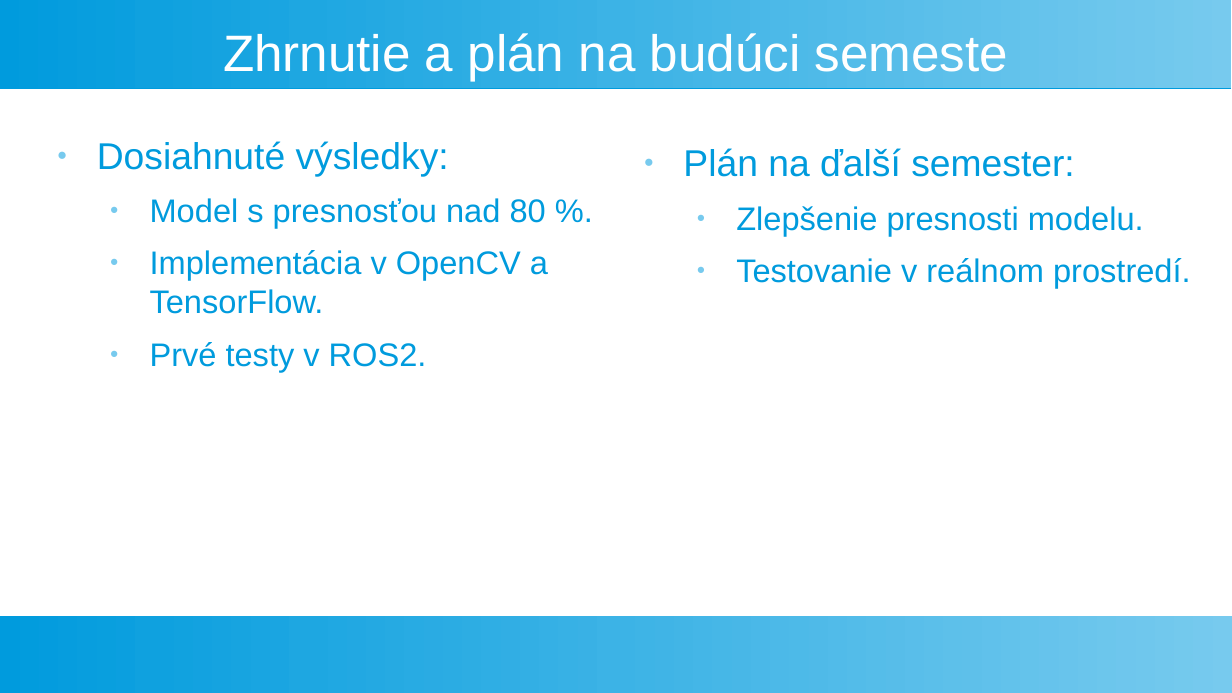
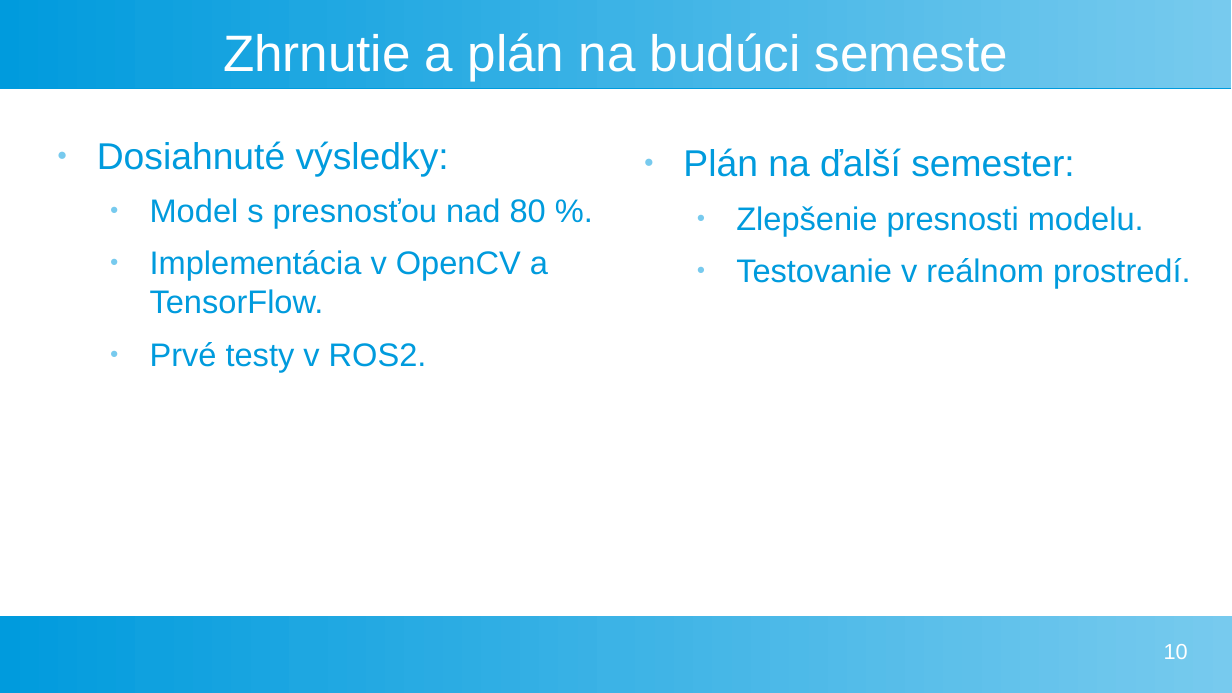
Before and after one commit to KocurMaros/master_thesis_practical, a slide deck: slide 10 of presentation.odp (slide 7 before the commit). Drawn at 1232x693 pixels with LibreOffice and Linux fonts; fonts in the diff are those of the drawing. Boxes give left, top, right and bottom in pixels: in the first picture for what was removed or moved away, otherwise in the second. Text is boxed around its words. In the diff, an @@ line names an element or a change of style, - is before the commit and + after.

Commit message:
presentation

```diff
--- a/presentation.odp
+++ b/presentation.odp
@@ page number added at [1164,644,1188,659], 14 pt, text #FFFFFF @@
+10
```
Also in this commit, not shown: 6 other slides changed, 4 slides added, 1 slide removed, 4 other files.
